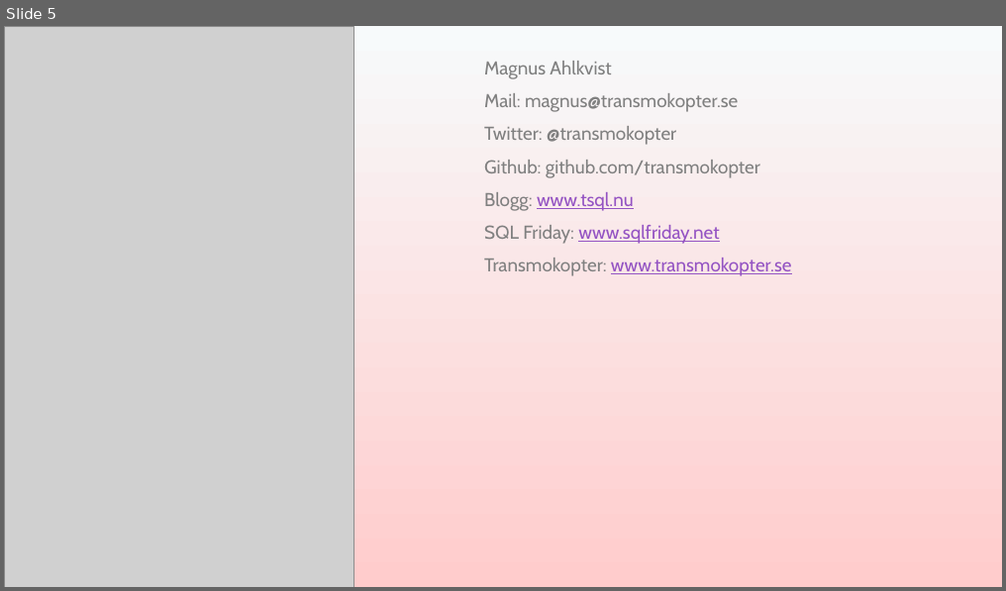
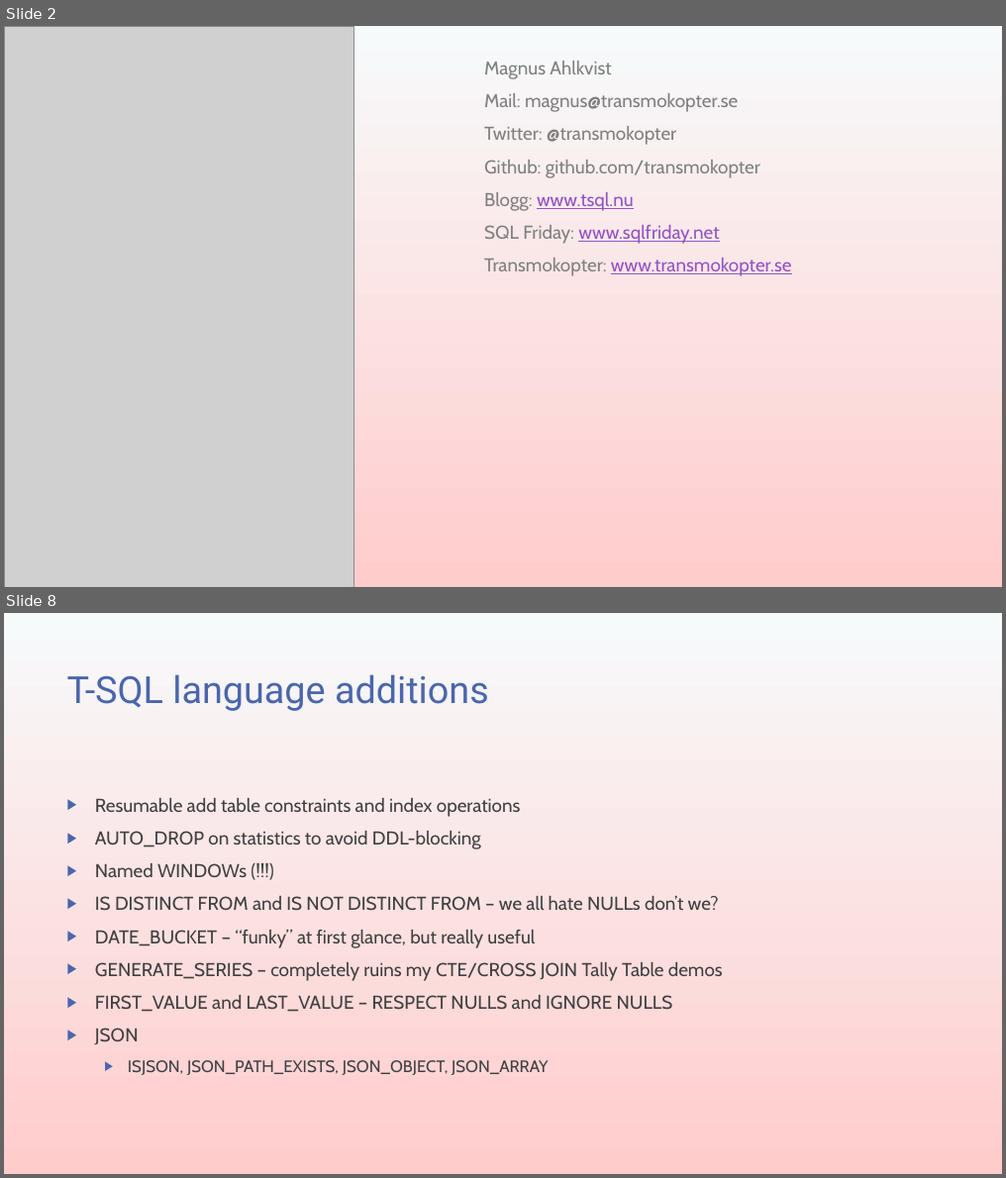
Before and after one commit to transmokopter/Presentations, a slide deck: sql-server-2022/sql-server-2022.pptx. Shown one above the other, each under a label of ours: slide 5 before the commit, slides 2 and 8 after it; the slides between them are not shown. The pictures are 1006x591 and 1006x1178 pixels, drawn with LibreOffice and Linux fonts; fonts in the diff are those of the drawing; grey boxes stand for pictures; background and template pictures are left out. Boxes give left, top, right and bottom in pixels: in the first picture for what was removed or moved away, otherwise in the second. Text is boxed around its words. In the diff, an @@ line names an element or a change of style, - is before the commit and + after.

```diff
--- a/sql-server-2022/sql-server-2022.pptx
+++ b/sql-server-2022/sql-server-2022.pptx
@@ slide 8 added at (x1=4, y1=613, x2=1002, y2=1174), background gradient #F7FAFB to #FFCCCC @@
@@ title added at (x1=67, y1=674, x2=489, y2=711), 36 pt, text #4A66AC @@
+T-SQL language additions
@@ text added at (x1=95, y1=798, x2=723, y2=1075), 18 pt, text #404040 @@
+▶ Resumable add table constraints and index operations
+▶ AUTO_DROP on statistics to avoid DDL-blocking
+▶ Named WINDOWs (!!!)
+▶ IS DISTINCT FROM and IS NOT DISTINCT FROM – we all hate NULLs don’t we?
+▶ DATE_BUCKET – “funky” at first glance, but really useful
+▶ GENERATE_SERIES – completely ruins my CTE/CROSS JOIN Tally Table demos
+▶ FIRST_VALUE and LAST_VALUE – RESPECT NULLS and IGNORE NULLS
+▶ JSON
+  ▶ ISJSON, JSON_PATH_EXISTS, JSON_OBJECT, JSON_ARRAY
@@ what was slide 5 is now slide 2 @@
```
Also in this commit, not shown: 3 slides changed, 5 other slides added, 1 slide removed, 2 other files.
